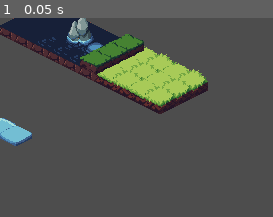
Above: before the commit, frame 1.
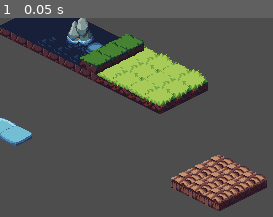
Above: after the commit, the same moment.

Repository: cinnamew/sillyhorrorgame
Game: Godot game, scene res://main.tscn
Two runs of this game, one before a commit and one after it. Both use one fixed random seed, a clock stepped at 60 frames per second and the inputs below.
Inputs:
- Up to frame 1 (0.05 s): no input

The runs differ from the first frame. In frame 1, 5.9% of the frame differs, in the area x 62-98%, y 68-97%.

Commit message:
added tilegrid to main

Diff:
--- a/silly-horror-game/main.tscn
+++ b/silly-horror-game/main.tscn
@@ -1,5 +1,6 @@
-[gd_scene load_steps=4 format=4 uid="uid://csr7jmupevy3c"]
+[gd_scene load_steps=5 format=4 uid="uid://csr7jmupevy3c"]
 
+[ext_resource type="PackedScene" uid="uid://hqvay0iimm10" path="res://Scenes/TileGrid.tscn" id="1_h2yge"]
 [ext_resource type="Texture2D" uid="uid://blvgqeb2dwbbj" path="res://spritesheet.png" id="1_ig7tw"]
 
 [sub_resource type="TileSetAtlasSource" id="TileSetAtlasSource_0xm2m"]
@@ -167,6 +168,9 @@
 
 [node name="Node2D" type="Node2D"]
 
+[node name="TileGrid" parent="." instance=ExtResource("1_h2yge")]
+position = Vector2(203, 137)
+
 [node name="TileMapLayer" type="TileMapLayer" parent="."]
 texture_filter = 1
 tile_map_data = PackedByteArray("AAAEAP//AgAAAAAAAAAIAP7/AgAAAAIAAAAIAP//AgAAAAIAAAAJAP//AgABAAIAAAAJAAAAAgABAAIAAAAJAP …(400 unchanged characters)…
